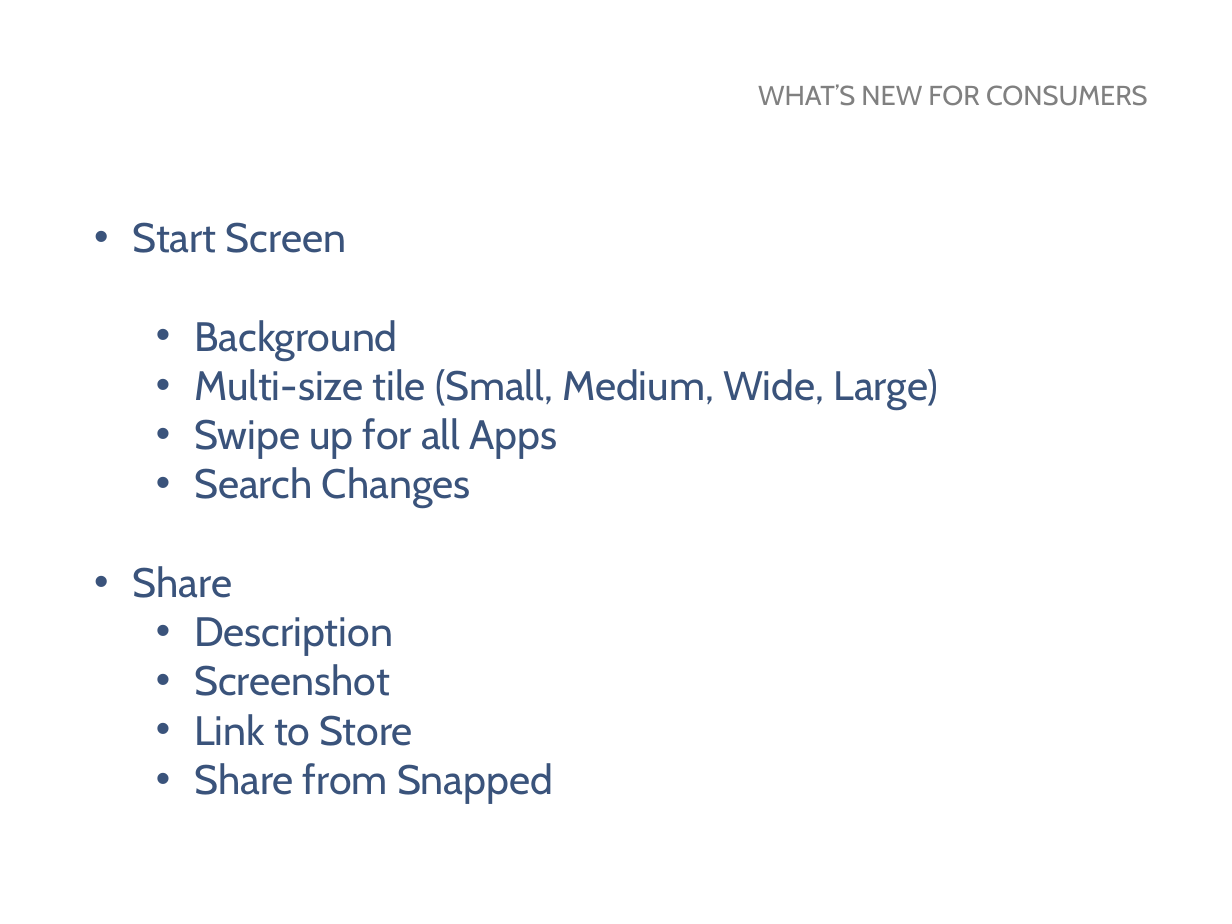
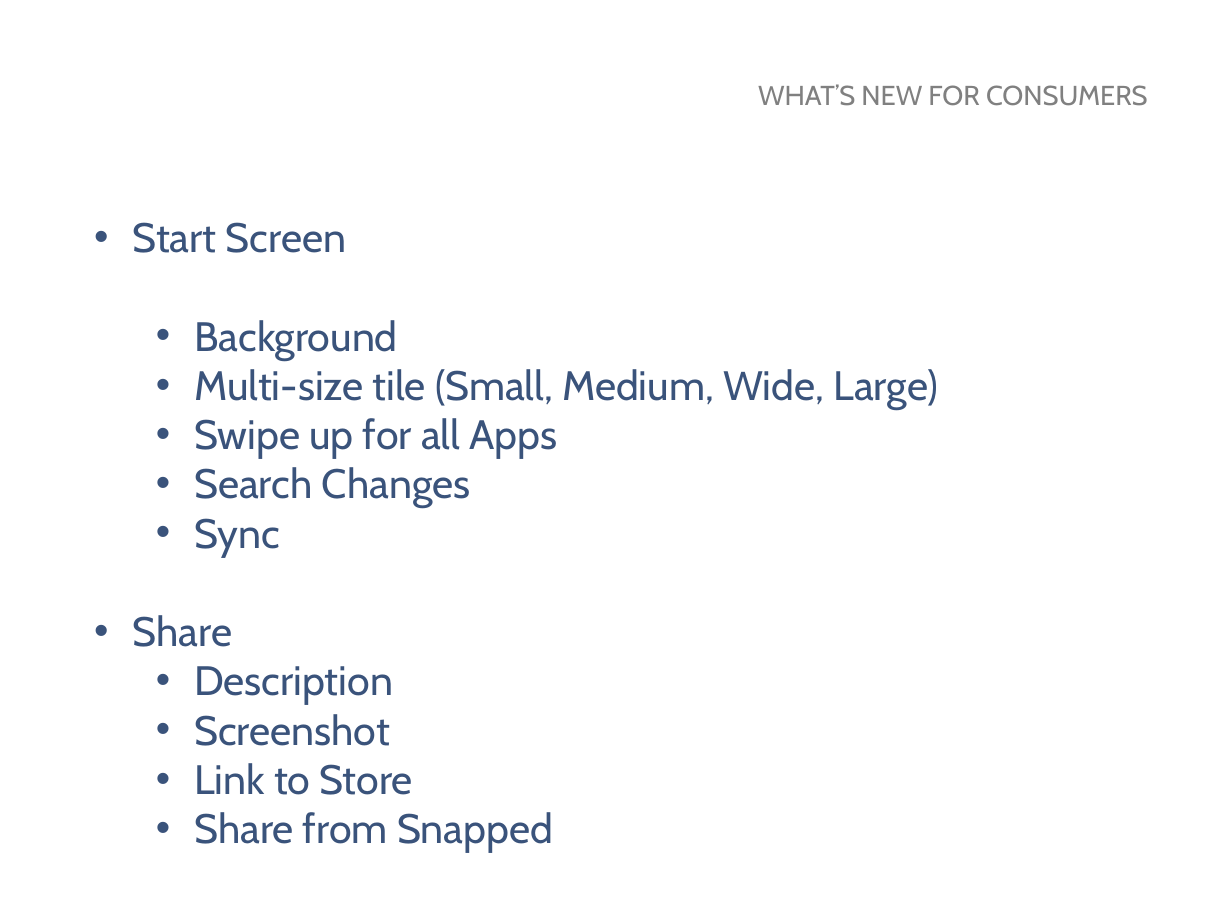
Before and after one commit to MarkerMetro/MarkerMetro.Talks, a slide deck: slide 5 of WhatsNewInWindows81/WhatsNewInWindows81.pptx. Drawn at 1232x924 pixels with LibreOffice and Linux fonts; fonts in the diff are those of the drawing; background and template pictures are left out. Boxes give left, top, right and bottom in pixels: in the first picture for what was removed or moved away, otherwise in the second. Text is boxed around its words. In the diff, an @@ line names an element or a change of style, - is before the commit and + after.

```diff
--- a/WhatsNewInWindows81/WhatsNewInWindows81.pptx
+++ b/WhatsNewInWindows81/WhatsNewInWindows81.pptx
@@ text at (194,518,280,557): paragraph added @@
+  • Sync
```
Also in this commit, not shown: 3 other slides changed, 1 slide added.
